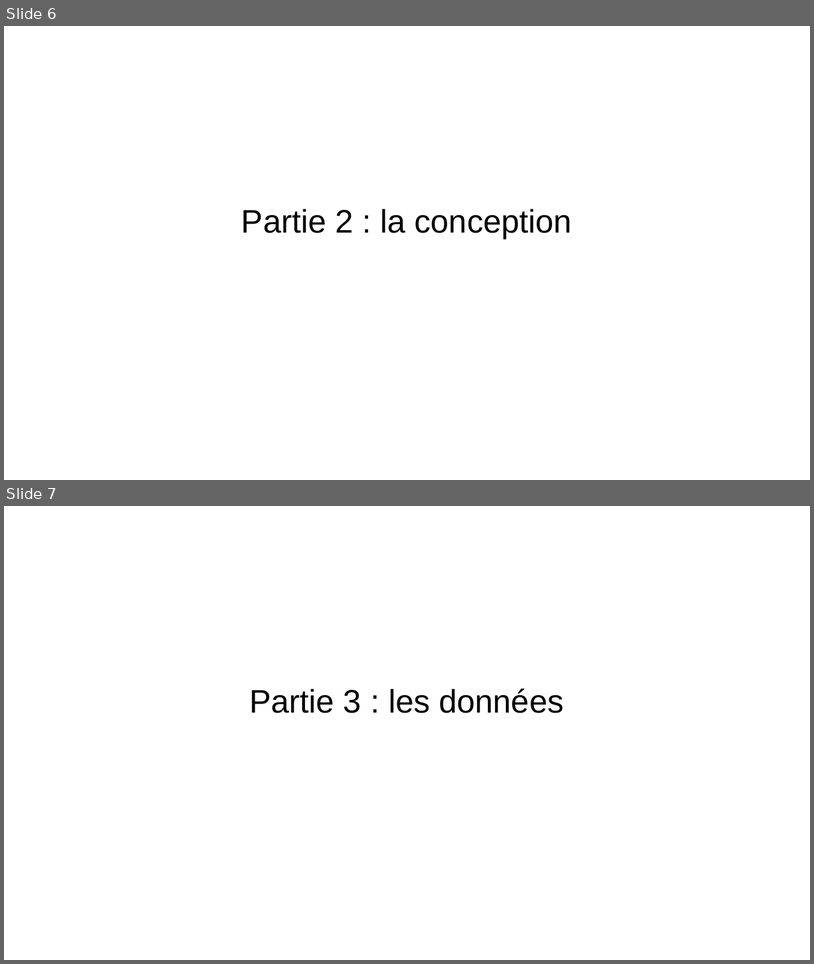
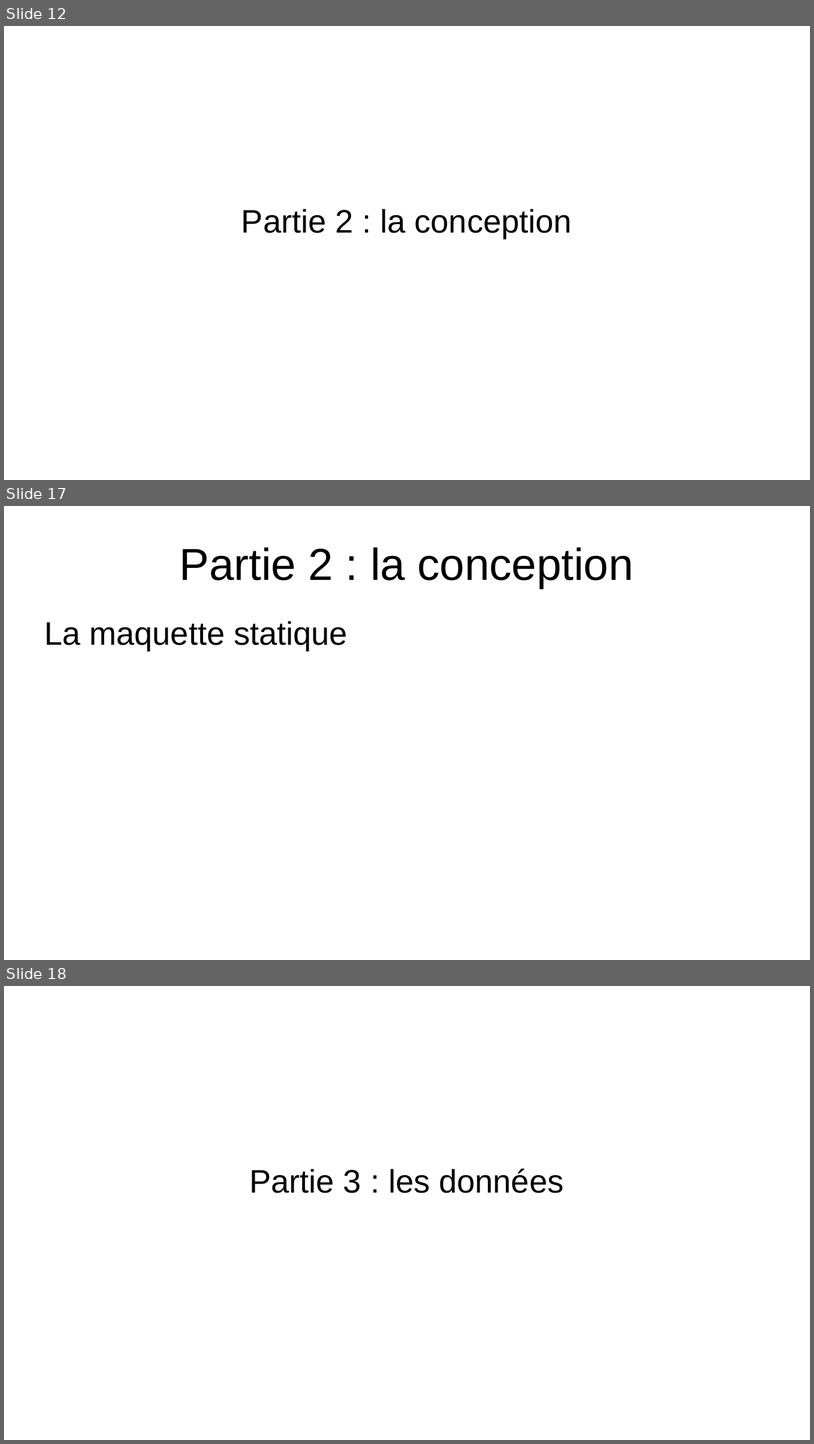
Before and after one commit to EmmaBroudic/Projet-Nooky, a slide deck: doc/Nooky.odp. Shown one above the other, each under a label of ours: slides 6 and 7 before the commit, slides 12, 17 and 18 after it; the slides between them are not shown. The pictures are 814x964 and 814x1444 pixels, drawn with LibreOffice and Linux fonts; fonts in the diff are those of the drawing. Boxes give left, top, right and bottom in pixels: in the first picture for what was removed or moved away, otherwise in the second. Text is boxed around its words. In the diff, an @@ line names an element or a change of style, - is before the commit and + after.

```diff
--- a/doc/Nooky.odp
+++ b/doc/Nooky.odp
@@ slide 17 added at (4, 506, 810, 960), background #FFFFFF @@
@@ title added at (180, 547, 634, 588), 44 pt, text #000000 @@
+Partie 2 : la conception
@@ text added at (44, 621, 348, 650), 32 pt, text #000000 @@
+La maquette statique
@@ what was slide 6 is now slide 12 @@
@@ what was slide 7 is now slide 18 @@
```
Also in this commit, not shown: 10 other slides added, 3 other files.
